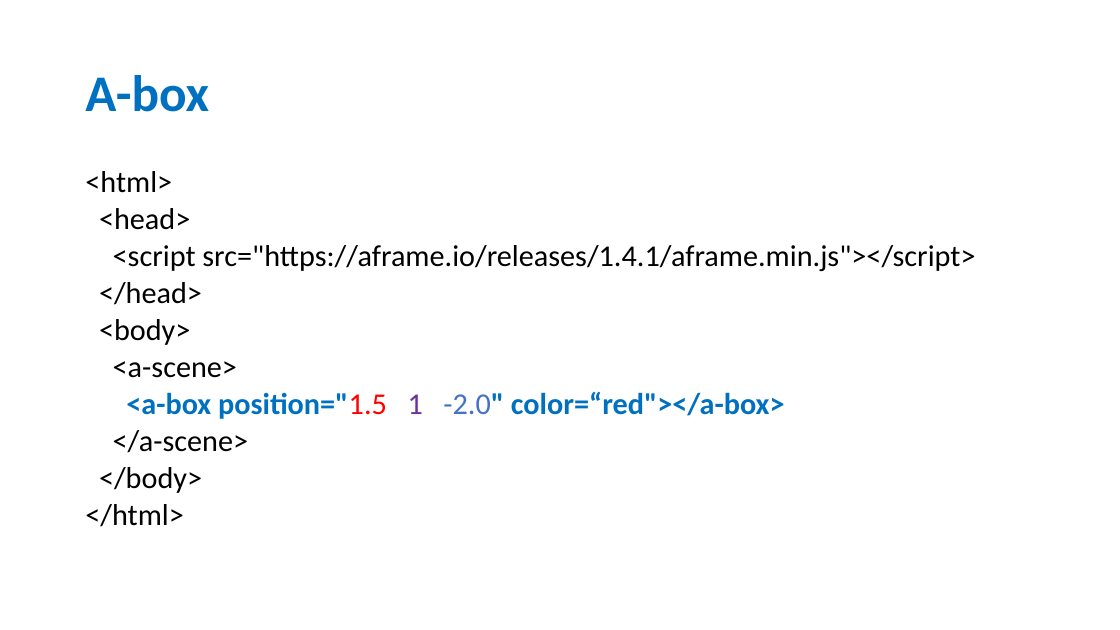
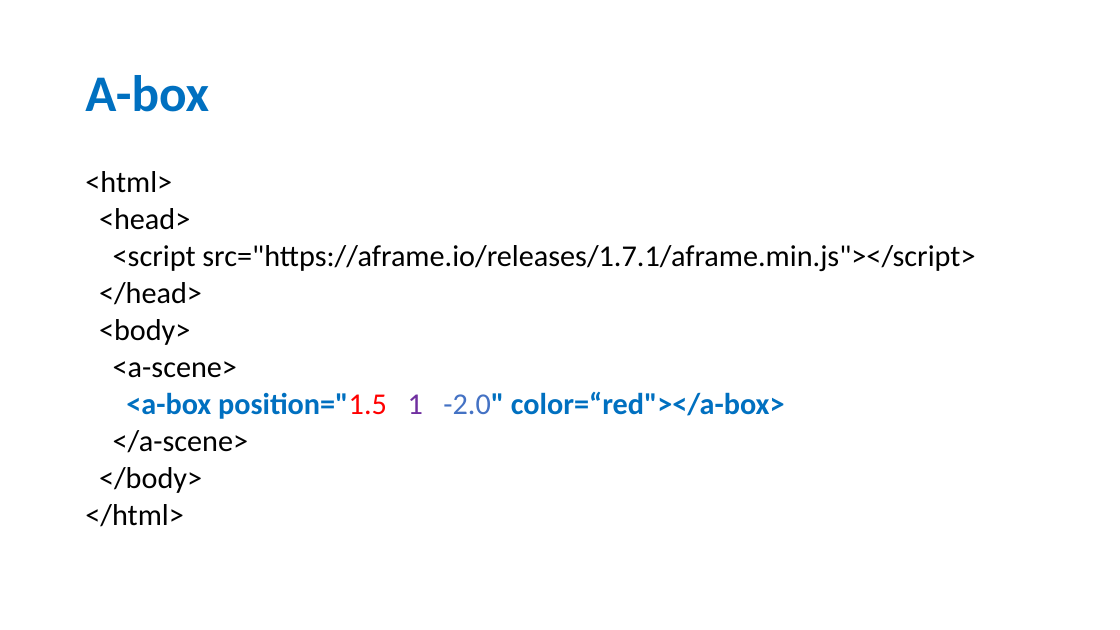
Before and after one commit to wonder-phil/UEMCON-2025, a slide deck: slide 12 of p02/A-frame-geometric-objects.pptx. Drawn at 1120x630 pixels with LibreOffice and Linux fonts; fonts in the diff are those of the drawing. Boxes give left, top, right and bottom in pixels: in the first picture for what was removed or moved away, otherwise in the second. Text is boxed around its words. In the diff, an @@ line names an element or a change of style, - is before the commit and + after.

```diff
--- a/p02/A-frame-geometric-objects.pptx
+++ b/p02/A-frame-geometric-objects.pptx
@@ text at <box>113,245,975,271</box>: text changed @@
-<script src="https://aframe.io/releases/1.4.1/aframe.min.js"></script>
+<script src="https://aframe.io/releases/1.7.1/aframe.min.js"></script>
```
Also in this commit, not shown: 1 other slide changed, 18 other files.
